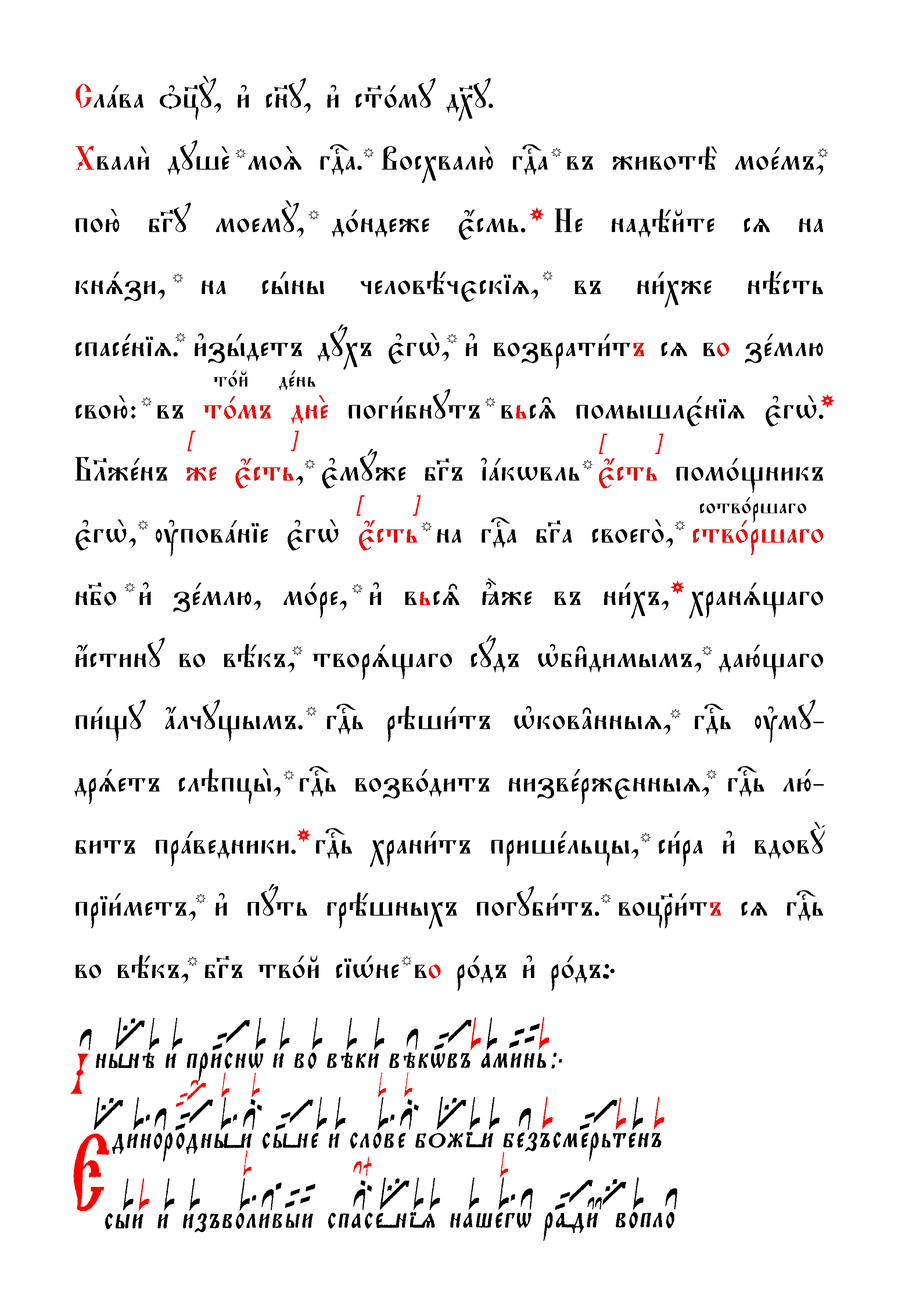
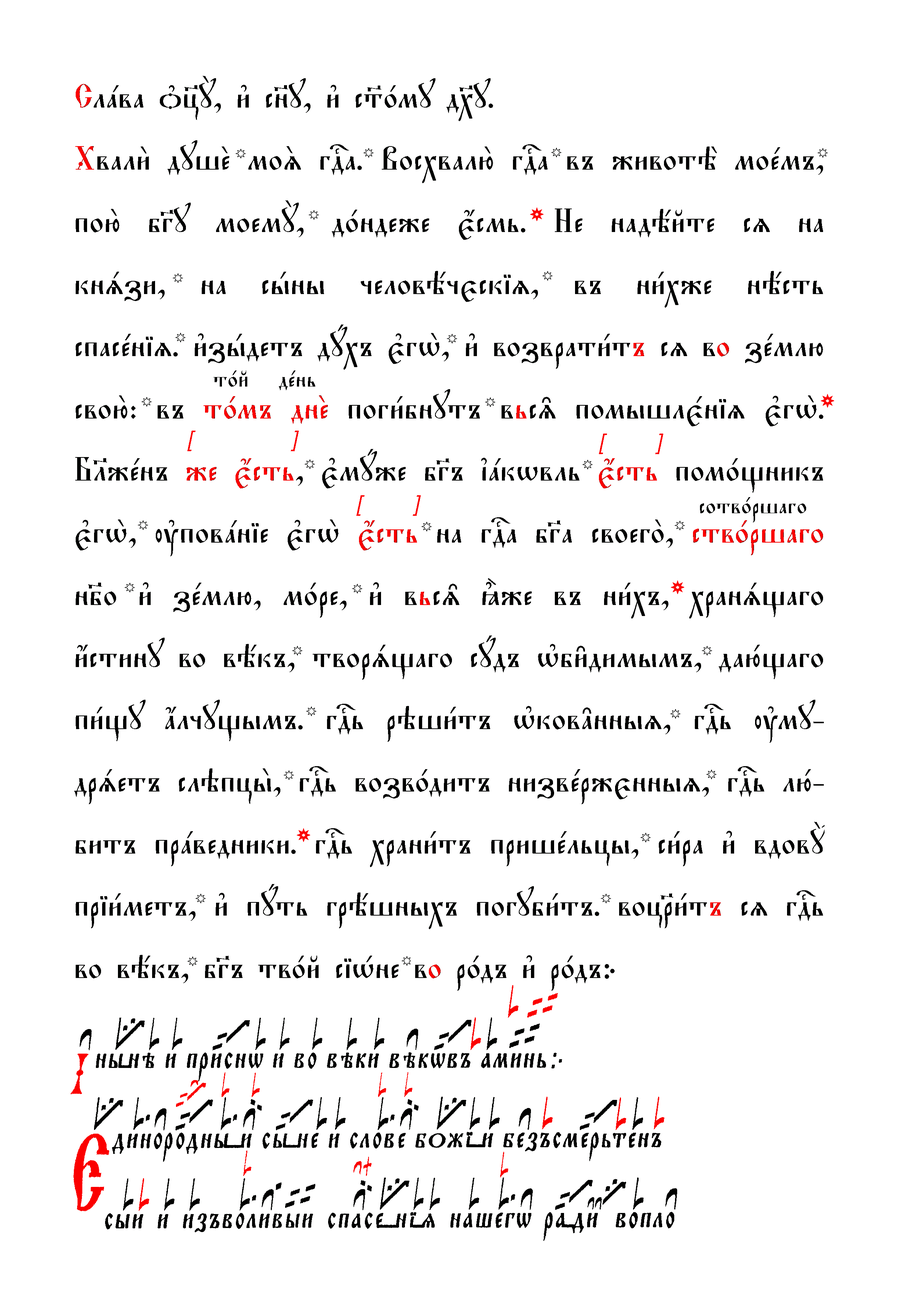
Revision of a layered 923 x 1304 image; what changed, layer by layer:
painted on "Слaва nц7Y, и3 сн7у, и3 с™0му ..." over [left=75, top=94, right=811, bottom=979]
painted on "Червила" over [left=75, top=220, right=811, bottom=1050]
